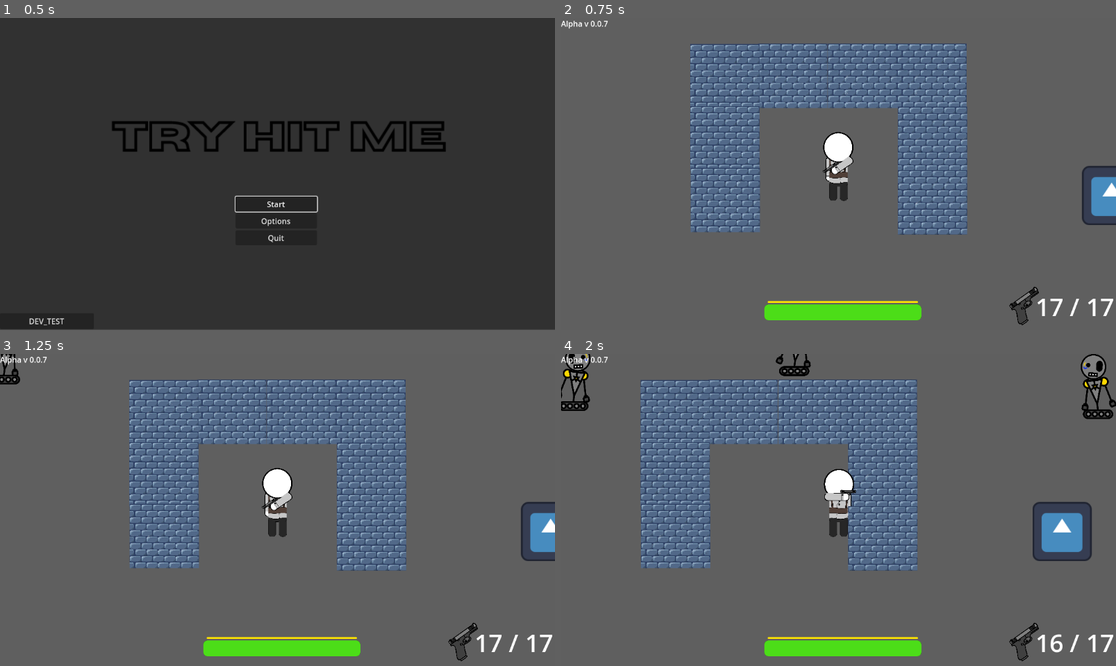
Above: before the commit, frames 1-4 (two rows, left to right).
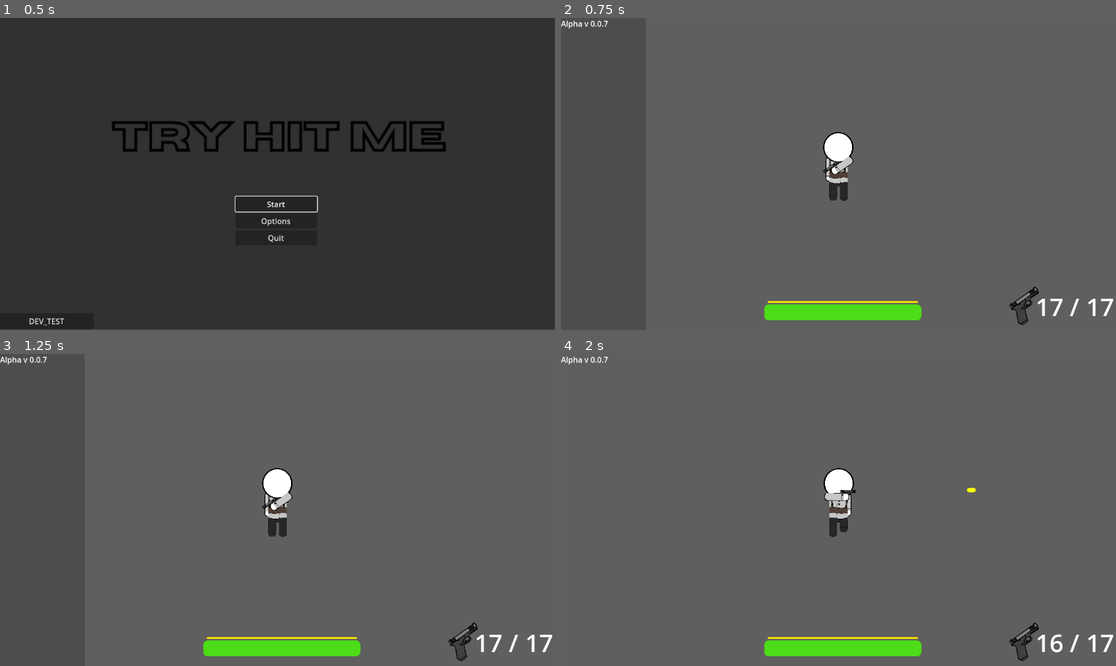
Above: after the commit, the same moments.

Repository: Pix4gunXd/Try_hit_me
Game: Godot game, scene res://Menus/MainMenu/menu.tscn
Two runs of this game, one before a commit and one after it. Both use one fixed random seed, a clock stepped at 60 frames per second and the inputs below. The engine's default icon, where the game draws it, is replaced by a stand-in: a white triangle on a blue panel in a dark square.
Inputs (mouse positions are in pixels of both pictures, inside the frame that each line leads up to):
- Up to frame 1 (0.5 s): no input
- Up to frame 2 (0.75 s): click "DEV_TEST" at 0.5 s
- Up to frame 3 (1.25 s): no input
- Up to frame 4 (2 s): move the mouse to (960, 494) at 1.27 s; press the mouse at (960, 494) at 1.28 s; hold D (move_right) from 1.28 s (still down)

Frame 1 is identical in both runs. In frame 2, 21% of the frame differs, in the area x 23-100%, y 8-70%; in frame 3, 22%; in frame 4, 24%, in the area x 0-100%, y 0-70%.
Error after the commit: Invalid access to property or key 'global_position' on a base object of type 'null instance'. (res://Enemies/Level_1/Bobot/e_bobot.gd:15)

Commit message:
Adicionei 1° versão de Spawn de Inimigos

Diff:
--- a/Enemies/Level_1/Bobot/e_bobot.gd
+++ b/Enemies/Level_1/Bobot/e_bobot.gd
@@ -2,15 +2,15 @@
 
 #BUG: Se inimigo enconstar no jogador 0.1sec antes da função hurt() ser chamada, inimigo causa 20 de dano!!!
 
-@onready var player = get_node("/root/game/Player")
+@onready var player = get_node("/root/Arena/Player")
 
 var health = 100
 var dmg = 10;
 var dmg_rate = 0.5
 var xp = null
-
 var contato_player = false
 
+@warning_ignore("unused_parameter")
 func _physics_process(delta):
 	var direction = global_position.direction_to(player.global_position)
 	velocity = direction * 250
--- a/Player/player.gd
+++ b/Player/player.gd
@@ -5,7 +5,7 @@
  #If you want to comment fast use Ctrl + K
 var life = 200.0
 
-func _physics_process(delta):
+func _physics_process(_delta):
 	var direction = Input.get_vector("move_left","move_right","move_up","move_down")
 	velocity = direction * 500
 	move_and_slide()
@@ -36,7 +36,7 @@
 	$Hud.update_ammo($Pistol.ammo, $Pistol.max_ammo) #Trocar para .ammo da arma atual selecionada
 	$Hud.update_healthbar(life)
 
-func take_damage(dmg):
+func take_damage(_dmg):
 	pass
 
 #SIGNALS
--- a/Scenes/main/Arena/Arena.tscn
+++ b/Scenes/main/Arena/Arena.tscn
@@ -1,8 +1,16 @@
-[gd_scene load_steps=2 format=3 uid="uid://g6utxpjj2a1q"]
+[gd_scene load_steps=4 format=3 uid="uid://g6utxpjj2a1q"]
 
 [ext_resource type="PackedScene" uid="uid://booyxkl3io48e" path="res://Player/player.tscn" id="1_7wftd"]
+[ext_resource type="Script" path="res://Scenes/main/Arena/SpawnEnemies.gd" id="1_no6j3"]
+
+[sub_resource type="Curve2D" id="Curve2D_dc17w"]
+_data = {
+"points": PackedVector2Array(0, 0, 0, 0, -302, -2529, 0, 0, 0, 0, -282, 223, 0, 0, 0, 0, 4083, 233, 0, 0, 0, 0, 4093, -2519, 0, 0, 0, 0, -198, -2537)
+}
+point_count = 5
 
 [node name="Arena" type="Node2D"]
+script = ExtResource("1_no6j3")
 
 [node name="ColorRect" type="ColorRect" parent="."]
 offset_left = 2.0
@@ -12,5 +20,23 @@
 mouse_filter = 2
 color = Color(0.372549, 0.372549, 0.372549, 1)
 
+[node name="Sprite2D" type="Sprite2D" parent="ColorRect"]
+position = Vector2(-2, 2356)
+
 [node name="Player" parent="." instance=ExtResource("1_7wftd")]
 position = Vector2(824, -465)
+
+[node name="Path2D" type="Path2D" parent="Player"]
+position = Vector2(-633.846, 357.692)
+scale = Vector2(0.769231, 0.769231)
+curve = SubResource("Curve2D_dc17w")
+
+[node name="PathFollow2D" type="PathFollow2D" parent="Player/Path2D"]
+position = Vector2(-302, -2529)
+rotation = 1.56353
+
+[node name="Timer" type="Timer" parent="."]
+wait_time = 0.3
+autostart = true
+
+[connection signal="timeout" from="Timer" to="." method="_on_timer_timeout"]
--- /dev/null
+++ b/Scenes/main/Arena/SpawnEnemies.gd
@@ -0,0 +1,17 @@
+extends Node2D
+
+
+
+func spawn_enemy():
+	var path_follow = get_node("Player/Path2D/PathFollow2D")
+	if path_follow:
+		var new_enemy = preload("res://Enemies/Level_1/Bobot/e_bobot.tscn").instantiate()
+		path_follow.progress_ratio = randf()
+		new_enemy.global_position = path_follow.global_position
+		add_child(new_enemy)
+	else:
+		print("Erro: 'PathFollow2D' não encontrado.")
+
+
+func _on_timer_timeout():
+	spawn_enemy()
--- a/Scenes/main/game.tscn
+++ b/Scenes/main/game.tscn
@@ -12,17 +12,17 @@
 y_sort_enabled = true
 
 [node name="ColorRect" type="ColorRect" parent="."]
-offset_left = 2.0
-offset_top = -5604.0
-offset_right = 9388.0
-offset_bottom = -1.0
+offset_left = -9.0
+offset_top = -4383.0
+offset_right = 9377.0
+offset_bottom = 1220.0
 mouse_filter = 2
 color = Color(0.372549, 0.372549, 0.372549, 1)
 
 [node name="Sprite2D" type="Sprite2D" parent="ColorRect"]
 
 [node name="Player" parent="." instance=ExtResource("2_rjv5l")]
-position = Vector2(2518, -1572)
+position = Vector2(562, 456)
 
 [node name="test_box" parent="." instance=ExtResource("3_47pnx")]
 position = Vector2(3328, -1508)
@@ -58,7 +58,7 @@
 position = Vector2(3780, -2029)
 
 [node name="E_Bobot4" parent="." instance=ExtResource("4_hixlb")]
-position = Vector2(1382, -1387)
+position = Vector2(1346, -1414)
 
 [node name="E_Bobot2" parent="." instance=ExtResource("4_hixlb")]
 position = Vector2(2461, -2377)
--- a/Weapons/Glock/pistol.gd
+++ b/Weapons/Glock/pistol.gd
@@ -5,7 +5,7 @@
 var dmg = 10
 var is_reloading = false
 
-func _physics_process(delta):
+func _physics_process(_delta):
 	%Marker2D.look_at(get_global_mouse_position())
 
 
--- a/Weapons/Rifle/rifle.gd
+++ b/Weapons/Rifle/rifle.gd
@@ -5,7 +5,7 @@
 var dmg = 15
 var is_reloading = false
 
-func _physics_process(delta):
+func _physics_process(_delta):
 	%Marker2D.look_at(get_global_mouse_position())
 
 
Not shown, added: Scenes/main/Arena/AreAF09.tmp
